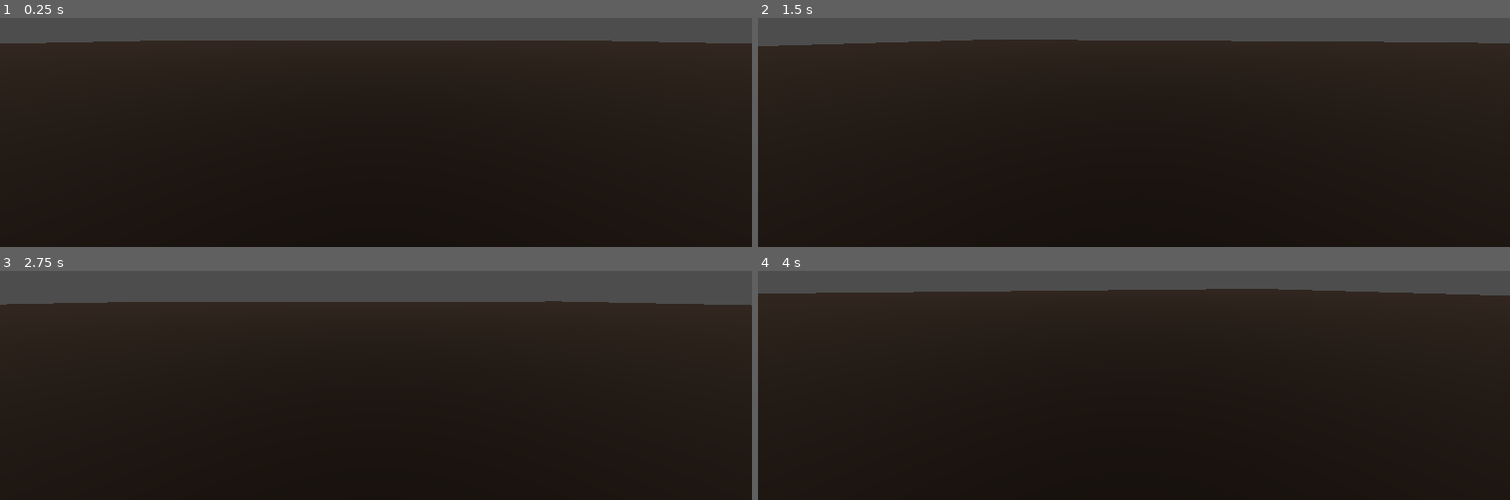
Above: before the commit, frames 1-4 (two rows, left to right).
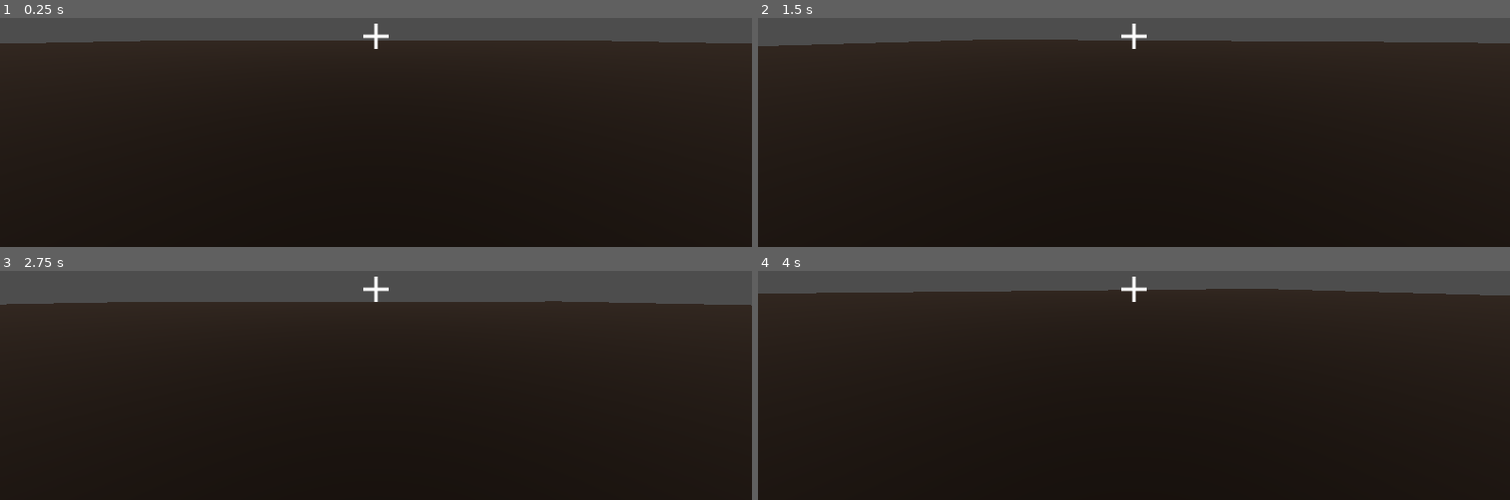
Above: after the commit, the same moments.

Repository: Hacknique/Novora
Game: Godot game, scene res://scenes/World/World.tscn
Same seed, same stepped clock (60 frames per second), same inputs: the game is played once before the commit and once after it. This scene is started directly instead of the project's main scene.
Inputs (mouse positions are in pixels of both pictures, inside the frame that each line leads up to):
- Up to frame 1 (0.25 s): no input
- Up to frame 2 (1.5 s): tap Enter at 0.5 s; move the mouse to (1171, 34) at 0.52 s; hold Ctrl (p_crouch) 0.53-1.28 s; hold W (p_forward) from 0.53 s (still down); tap Space (p_jump) at 0.77, 1.25 s; move the mouse to (1096, 38) at 1.27 s; tap Shift (p_sprint) at 1.35 s
- Up to frame 3 (2.75 s): keep holding W (p_forward); tap Space (p_jump) at 1.52 s; tap Enter at 2 s; move the mouse to (391, 282) at 2.02 s; hold Ctrl (p_crouch) from 2.03 s (still down)
- Up to frame 4 (4 s): keep holding W (p_forward); tap Space (p_jump) at 2.75, 3.02, 3.77 s; move the mouse to (1126, 296) at 2.77 s; release Ctrl (p_crouch) at 2.78 s; tap Shift (p_sprint) at 2.85 s; move the mouse to (1186, 293) at 3.52 s; hold Ctrl (p_crouch) from 3.53 s (still down)

The runs differ from the first frame. In frame 1, 0.1% of the frame differs, in the area x 48-52%, y 2-14%; in frame 2, 0.1%; in frame 3, 0.1%; in frame 4, 0.1%.

Commit message:
Added Crosshair and got rid of uneeded textures, closes #1

Diff:
--- a/scenes/Objects/Player3D.tscn
+++ b/scenes/Objects/Player3D.tscn
@@ -1,6 +1,7 @@
-[gd_scene load_steps=3 format=3 uid="uid://d2xtupw4amxle"]
+[gd_scene load_steps=4 format=3 uid="uid://d2xtupw4amxle"]
 
 [ext_resource type="Script" path="res://scripts/Objects/Player.gd" id="1_apxvj"]
+[ext_resource type="PackedScene" uid="uid://uo504lu42ebx" path="res://scenes/World/UserInterface/HUD.tscn" id="2_7j1ye"]
 
 [sub_resource type="CapsuleShape3D" id="CapsuleShape3D_v5thg"]
 
@@ -25,6 +26,8 @@
 
 [node name="AnimationPlayer" type="AnimationPlayer" parent="CharacterBody3D/CameraPivot/Camera3D"]
 
+[node name="HUD" parent="CharacterBody3D/CameraPivot/Camera3D" instance=ExtResource("2_7j1ye")]
+
 [node name="State" type="Node" parent="."]
 
 [node name="Health" type="Node" parent="State"]
--- /dev/null
+++ b/scenes/World/UserInterface/HUD.tscn
@@ -0,0 +1,34 @@
+[gd_scene load_steps=2 format=3 uid="uid://uo504lu42ebx"]
+
+[ext_resource type="Texture2D" uid="uid://fkimu65mtfl7" path="res://assets/UserInterface/crosshair.webp" id="1_y0vfk"]
+
+[node name="HUD" type="Control"]
+layout_mode = 3
+anchors_preset = 15
+anchor_right = 1.0
+anchor_bottom = 1.0
+grow_horizontal = 2
+grow_vertical = 2
+
+[node name="Crosshair" type="Control" parent="."]
+layout_mode = 1
+anchors_preset = 15
+anchor_right = 1.0
+anchor_bottom = 1.0
+grow_horizontal = 2
+grow_vertical = 2
+
+[node name="TextureRect" type="TextureRect" parent="Crosshair"]
+layout_mode = 1
+anchors_preset = 8
+anchor_left = 0.5
+anchor_top = 0.5
+anchor_right = 0.5
+anchor_bottom = 0.5
+offset_left = -20.0
+offset_top = -20.0
+offset_right = 20.0
+offset_bottom = 20.0
+grow_horizontal = 2
+grow_vertical = 2
+texture = ExtResource("1_y0vfk")
--- a/scripts/Global/Game.gd
+++ b/scripts/Global/Game.gd
@@ -1,5 +1,5 @@
 extends Node
 
 const VERSION = "0.0.2"
-const VOXEL_HIGHLIGHTED_BRIGHTNESS = 2
+const VOXEL_HIGHLIGHTED_BRIGHTNESS = 3
 var current_world_name = ""
Binary file added: assets/UserInterface/crosshair.webp
Not shown, changed: assets/UserInterface/crosshair.webp.import
Binary file removed: assets/Voxel/no_texture.png
Not shown, removed: assets/Voxel/no_texture.png.import
Binary file removed: assets/Voxel/test_texture.png
Not shown, removed: assets/Voxel/test_texture.png.import
Binary file removed: assets/Voxel/text2.webp
Binary file removed: assets/Voxel/voxel_texture_atlas.png
Not shown, removed: assets/Voxel/voxel_texture_atlas.png.import
Not shown, added: assets/UserInterface/crosshair.webp~
